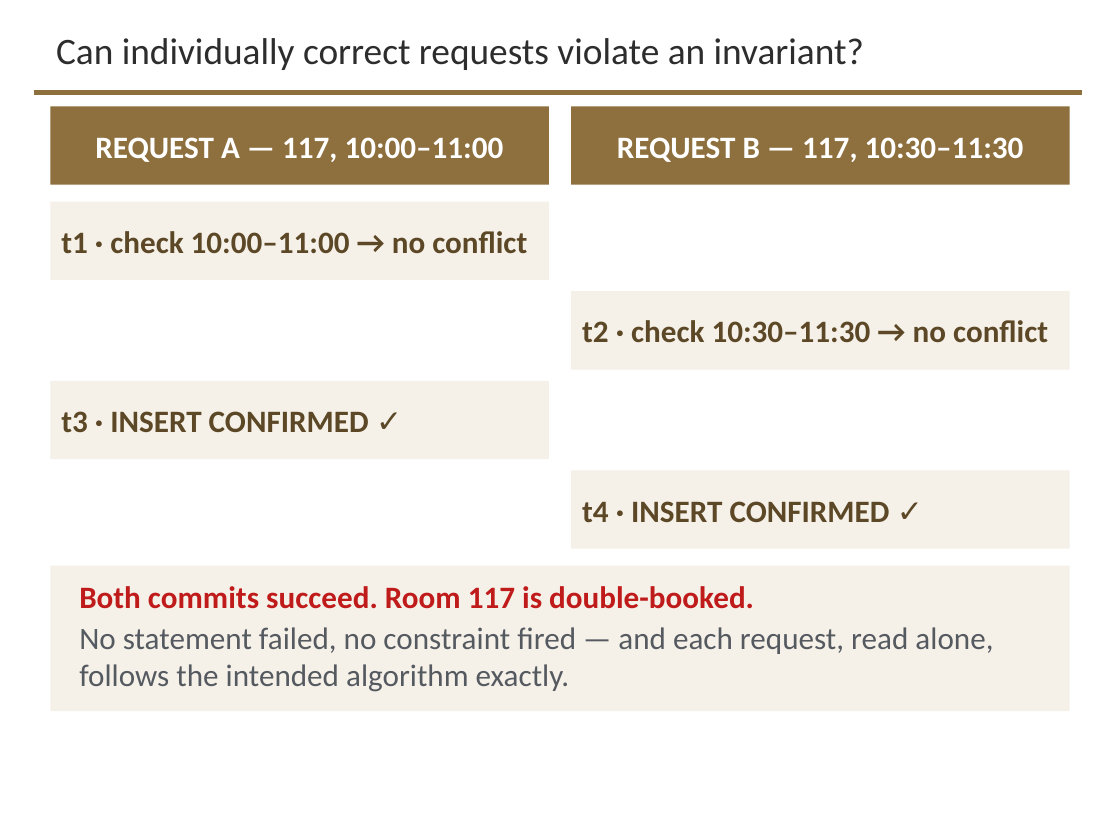
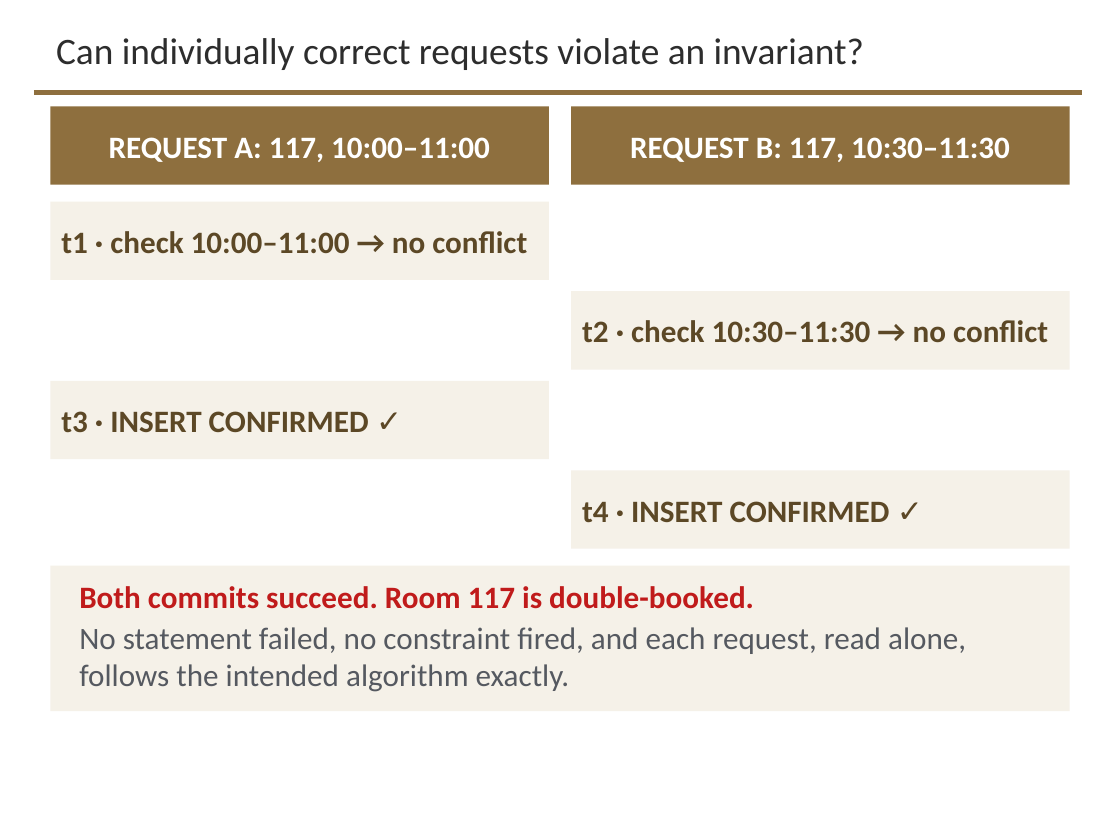
Before and after one commit to davisjam/model-based-agentic-software-engineering, a slide deck: slide 20 of course/lectures/act-3-software-in-the-world/02-compute-environments-and-data-management/3-2-Data-Management.pptx. Drawn at 1120x840 pixels with LibreOffice and Linux fonts; fonts in the diff are those of the drawing; background and template pictures are left out. Boxes give left, top, right and bottom in pixels: in the first picture for what was removed or moved away, otherwise in the second. Text is boxed around its words. In the diff, an @@ line names an element or a change of style, - is before the commit and + after.

```diff
--- a/course/lectures/act-3-software-in-the-world/02-compute-environments-and-data-management/3-2-Data-Management.pptx
+++ b/course/lectures/act-3-software-in-the-world/02-compute-environments-and-data-management/3-2-Data-Management.pptx
@@ text in rectangle at box(109, 137, 490, 162): text changed @@
-REQUEST A — 117, 10:00–11:00
+REQUEST A: 117, 10:00–11:00
@@ text in rectangle at box(630, 137, 1010, 162): text changed @@
-REQUEST B — 117, 10:30–11:30
+REQUEST B: 117, 10:30–11:30
@@ text at box(79, 627, 966, 692): text changed @@
-No statement failed, no constraint fired — and each request, read alone, follows the intended algorithm exactly.
+No statement failed, no constraint fired, and each request, read alone, follows the intended algorithm exactly.
```
Also in this commit, not shown: 13 other slides changed.
